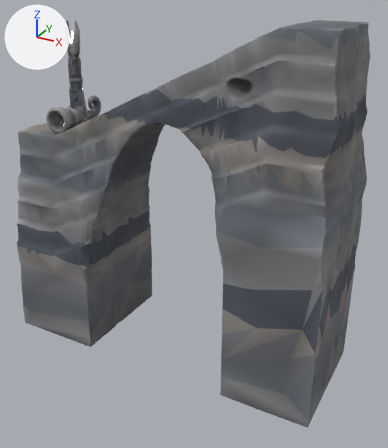
Two versions of the glTF model public/models/props/smith_heart_breath_kit.glb, one commit apart.
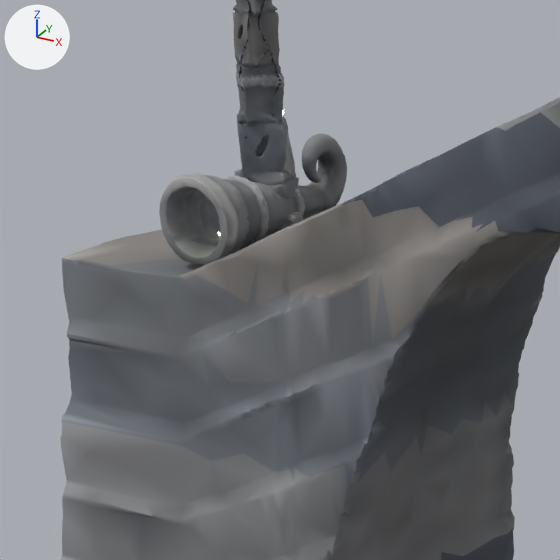
Old and new are each drawn whole from a 50 mm camera at (82.5, -95.1, 29.2) aimed at (30.0, 0.4, -18.5) and again close up on the part from 0% to 42% of the width and 13% to 49% of the height. The axes (+X, +Y, +Z) are drawn at upper left. The lights are the same throughout. The older version's two pictures come first. Where no turn or scale is listed for an object, it has been applied to the vertices.

Before the edit, the objects in view are built like this:
```python
me_kit_stormrod = bpy.data.meshes.new('Kit_StormRod')
me_kit_stormrod.from_pydata(...)  # 2084 vertices, 4061 faces; spans x -2.2..2.2, y -1.9..1.9, z -11.4..11.4
# faces by material slot: [3885, 176]
me_kit_stormrod.materials.append(mat_kitstone)
me_kit_stormrod.materials.append(mat_kitglow)
me_kit_windbridge = bpy.data.meshes.new('Kit_WindBridge')
me_kit_windbridge.from_pydata(...)  # 6002 vertices, 12000 faces; spans x -37.5..37.5, y -13.6..13.6, z -36.9..36.9
me_kit_windbridge.materials.append(mat_kitstone)
me_kit_windhorn = bpy.data.meshes.new('Kit_WindHorn')
me_kit_windhorn.from_pydata(...)  # 2339 vertices, 4610 faces; spans x -3.65..3.65, y -7.35..7.35, z -3.15..3.15
# faces by material slot: [4412, 198]
me_kit_windhorn.materials.append(mat_kitstone)
me_kit_windhorn.materials.append(mat_kitglow)
ob_kit_stormrod = bpy.data.objects.new('Kit_StormRod', me_kit_stormrod)
ob_kit_stormrod.location = (0.42, 0.01, 11.42)
ob_kit_windbridge = bpy.data.objects.new('Kit_WindBridge', me_kit_windbridge)
ob_kit_windbridge.location = (25.52, 0.08, -13.15)
ob_kit_windhorn = bpy.data.objects.new('Kit_WindHorn', me_kit_windhorn)
ob_kit_windhorn.location = (-0.64, -0.1, 3.15)
```
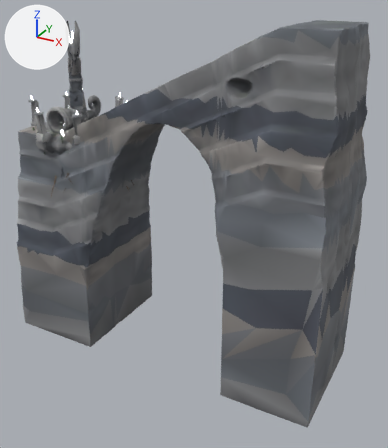
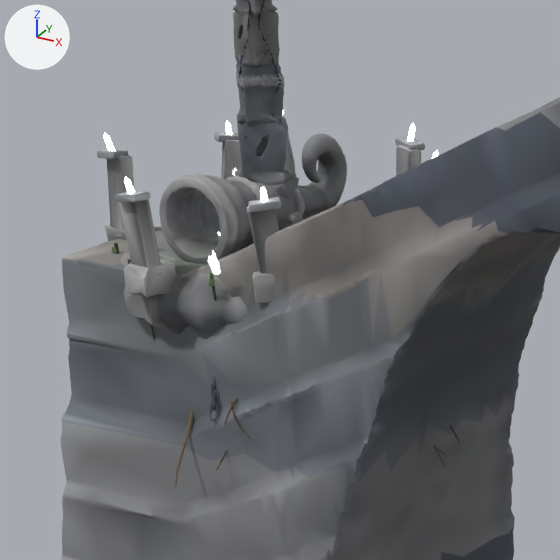
The change, as a diff of the scene's bpy script:
```diff
--- a/public/models/props/smith_heart_breath_kit.glb.py
+++ b/public/models/props/smith_heart_breath_kit.glb.py
@@ me_kit_windisleb @@
+me_kit_windisleb.from_pydata(...)  # 3977 vertices, 7540 faces; spans x -12.3..12.3, y -12.6..12.6, z -15.4..15.4
+# faces by material slot: [6742, 798]
+me_kit_windisleb.materials.append(mat_kitstone)
+me_kit_windisleb.materials.append(mat_kitglow)
@@ me_kit_windislea @@
+me_kit_windislea.from_pydata(...)  # 3975 vertices, 7542 faces; spans x -14.0..14.0, y -12.8..12.8, z -16.6..16.6
+# faces by material slot: [6744, 798]
+me_kit_windislea.materials.append(mat_kitstone)
+me_kit_windislea.materials.append(mat_kitglow)
@@ ob_kit_windisleb @@
+ob_kit_windisleb = bpy.data.objects.new('Kit_WindIsleB', me_kit_windisleb)
+ob_kit_windisleb.location = (0.55, 0.62, -8.7)
@@ ob_kit_windislea @@
+ob_kit_windislea = bpy.data.objects.new('Kit_WindIsleA', me_kit_windislea)
+ob_kit_windislea.location = (-0.16, -0.16, -10.33)
```

What differs and where, as boxes [x1, y1, x2, y2] in the close-ups (560 x 560 px):
'Kit_WindIsleA', added (mostly hidden)
    after: [112, 121, 460, 487]
    faces in mat_kitstone: [112, 133, 460, 487]
    faces in mat_kitglow: [124, 121, 439, 194]
'Kit_WindIsleB', added (mostly hidden)
    after: [97, 122, 425, 470]
    faces in mat_kitstone: [97, 137, 425, 470]
    faces in mat_kitglow: [104, 122, 416, 275]
